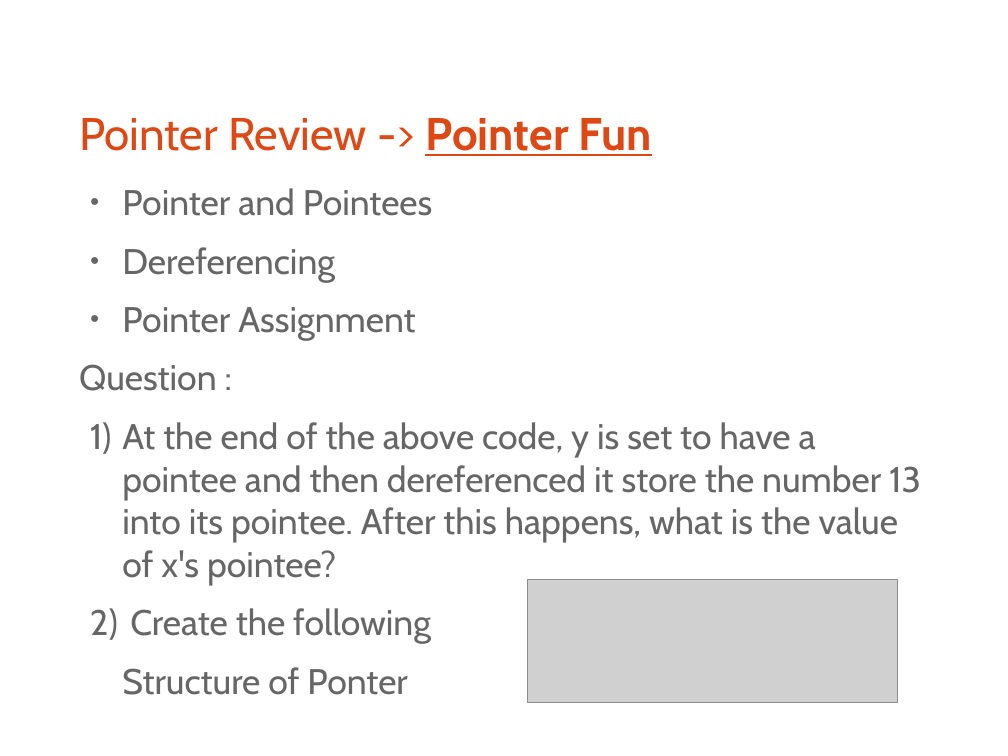
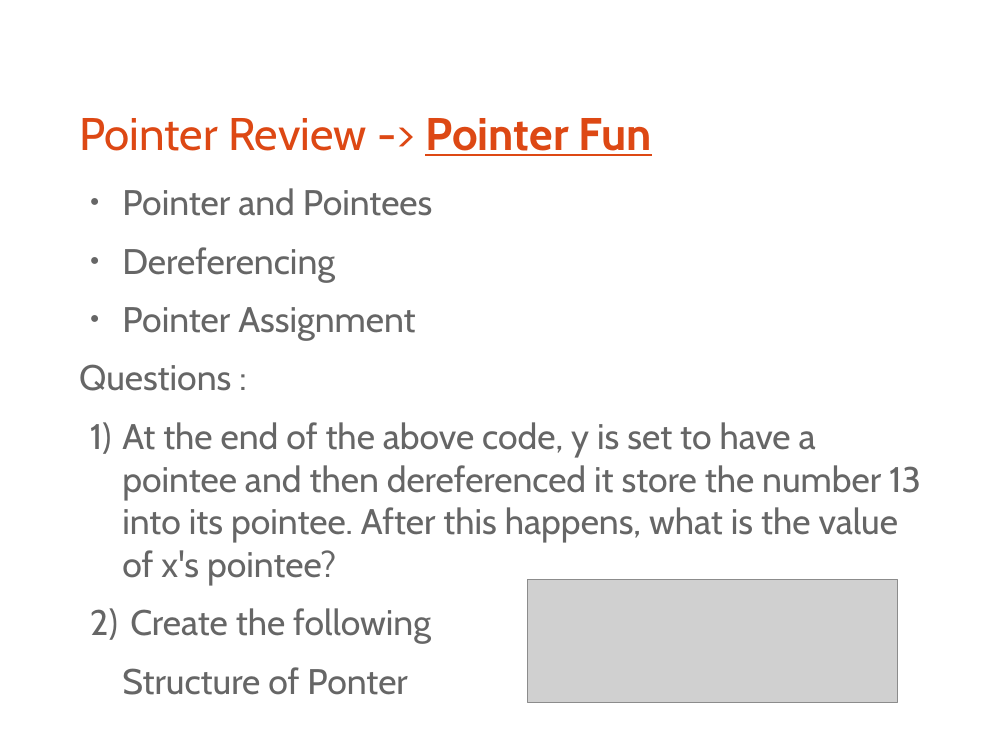
Before and after one commit to bagustris/prokom-tf, a slide deck: slide 4 of prokom5.odp. Drawn at 1008x756 pixels with LibreOffice and Linux fonts; fonts in the diff are those of the drawing; grey boxes stand for pictures. Boxes give left, top, right and bottom in pixels: in the first picture for what was removed or moved away, otherwise in the second. Text is boxed around its words. In the diff, an @@ line names an element or a change of style, - is before the commit and + after.

```diff
--- a/prokom5.odp
+++ b/prokom5.odp
@@ text at [79,364,231,391]: text changed @@
-Question :
+Questions :
```
Also in this commit, not shown: 1 other slide changed, 1 slide removed.
